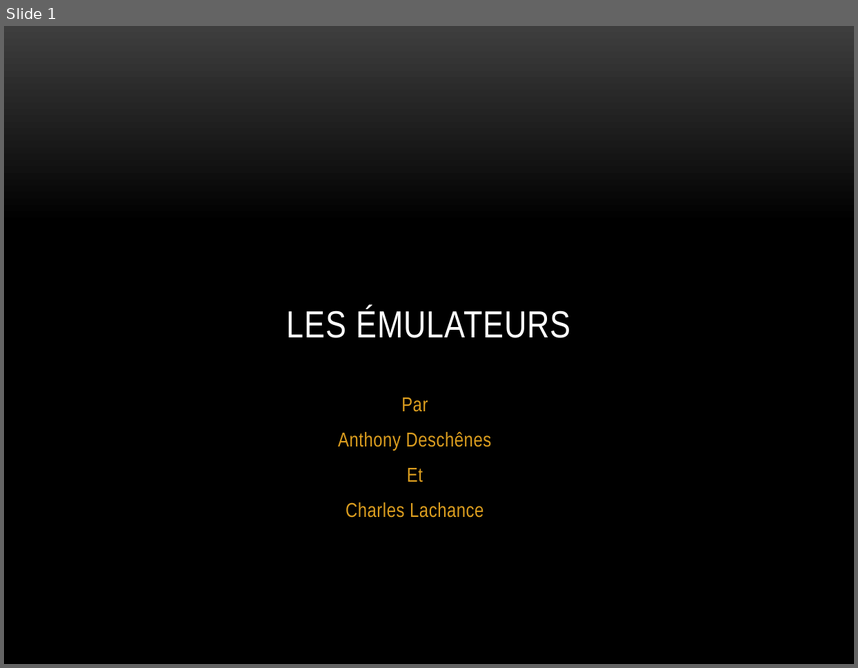
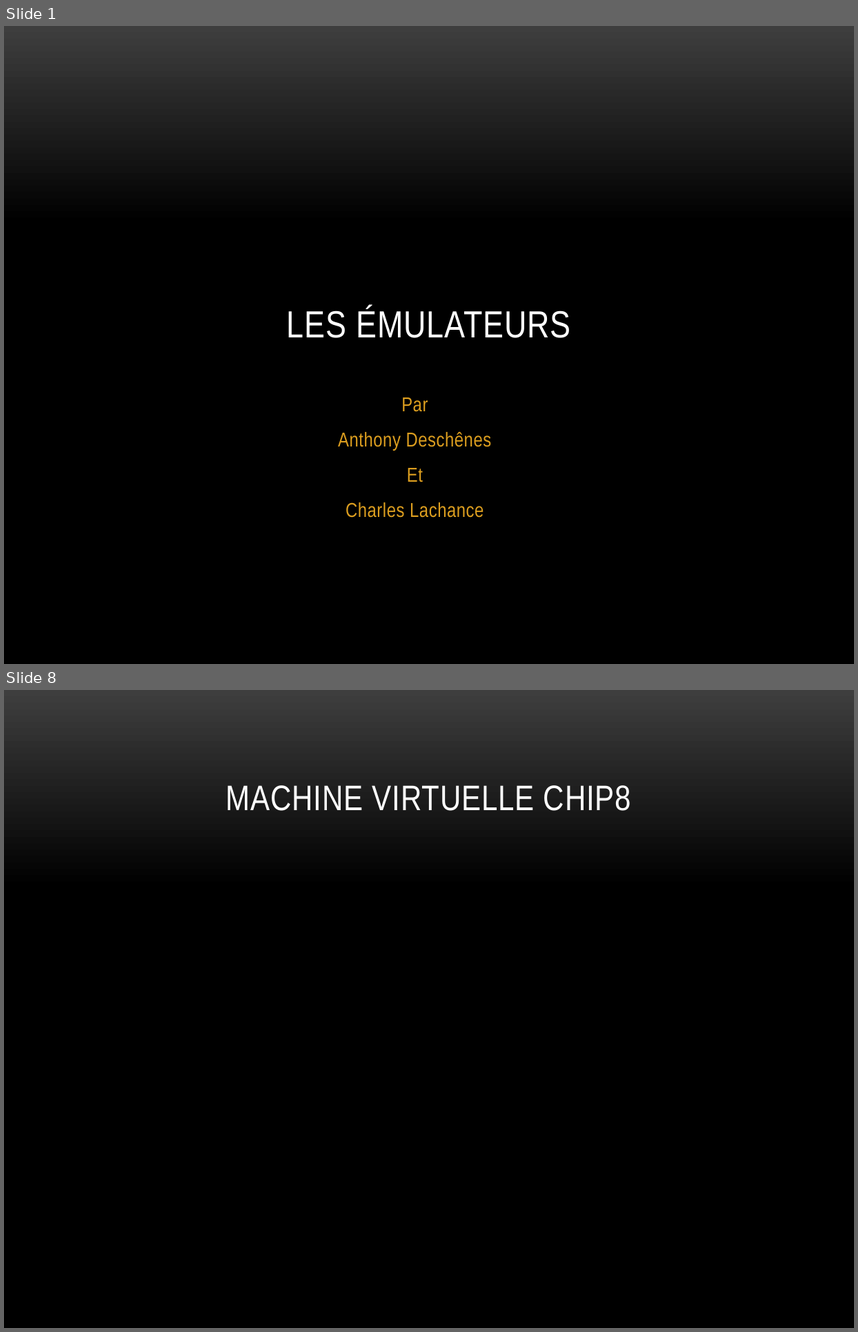
Before and after one commit to charlesfire/Chip-8_Disassembler, a slide deck: SERTP2.pptx. Shown one above the other, each under a label of ours: slide 1 before the commit, slides 1 and 8 after it; the slides between them are not shown. The pictures are 858x668 and 858x1332 pixels, drawn with LibreOffice and Linux fonts; fonts in the diff are those of the drawing; background and template pictures are left out. Boxes give left, top, right and bottom in pixels: in the first picture for what was removed or moved away, otherwise in the second. Text is boxed around its words. In the diff, an @@ line names an element or a change of style, - is before the commit and + after.

```diff
--- a/SERTP2.pptx
+++ b/SERTP2.pptx
@@ slide 8 added at <box>4,690,854,1328</box>, background picture (left out) @@
@@ title added at <box>225,785,631,811</box>, 30 pt, text #FFFFFF @@
+MACHINE VIRTUELLE CHIP8
```
Also in this commit, not shown: 1 slide changed, 10 other slides added.
